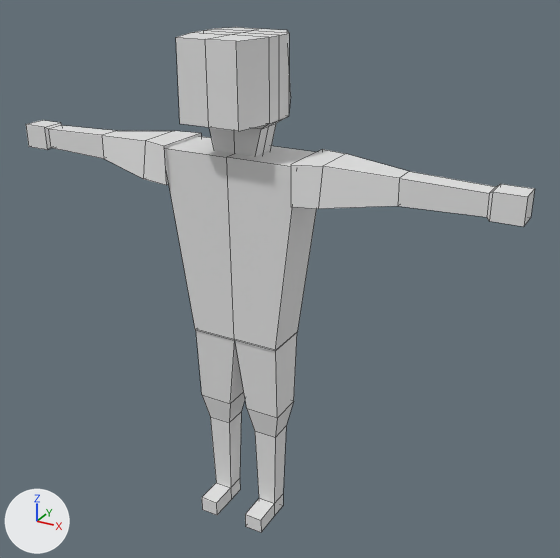
The FBX model Assets/Examples/Models/Character/Character.fbx as it was, and as the next commit left it.
Before and after are seen from a camera (50 mm lens) standing at (6.82, -11.08, 10.9) and looking at (0.49, 0.42, 5.15). Arrows for +X, +Y and +Z are at lower left; the lights stay in place. Mesh edges are drawn as thin lines.

Script lines for the objects in view, before the commit:
```python
me_cube_004 = bpy.data.meshes.new('Cube.004')
me_cube_004.from_pydata(...)  # 154 vertices, 142 faces; spans x -4.82..4.82, y -0.69..1.0, z -3.41..5.93
ob_cube_003 = bpy.data.objects.new('Cube.003', me_cube_004)
ob_cube_003.location = (0.0, 0.0, 3.59)
ob_cube_003.rotation_euler = (0.0, 0.0, -3.142)  # degrees (0, 0, -180)
```
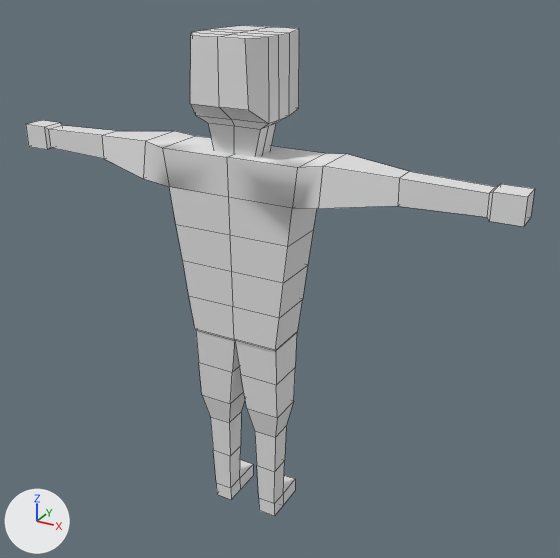
Boxes [x1, y1, x2, y2] around the edits, measured in the pictures (560 x 558 px):
'Cube.003', reshaped, turned
    before: [26, 27, 535, 532]
    after: [26, 25, 535, 516]
part 1 of me_cube_004, built on
    both: [143, 131, 345, 504]

The change in detail:
me_cube_004 is used by ob_cube_003; location (0.0, 0.0, 3.59); rotation (0.0, 0.0, -3.142), in degrees (0, 0, -180).
me_cube_004 had 154 vertices, 142 faces and spanned x -4.82..4.82, y -0.69..1.0, z -3.41..5.93.
me_cube_004 now has 186 vertices, 180 faces and spans x -4.82..4.82, y -0.69..1.0, z -3.41..5.93.
Part 1, on me_cube_004:
8 vertices are removed from x -1.23..1.23, y -0.57..0.57, z 3.36..4.05.
32 faces are deleted.
40 vertices are added at x -1.22..1.22, y -0.49..0.49, z -2.29..3.31.
70 new faces join them.
Object 'Cube.003' (ob_cube_003) turns from (0, 0, -180) to (0, 0, 0) degrees about x, y and z.
